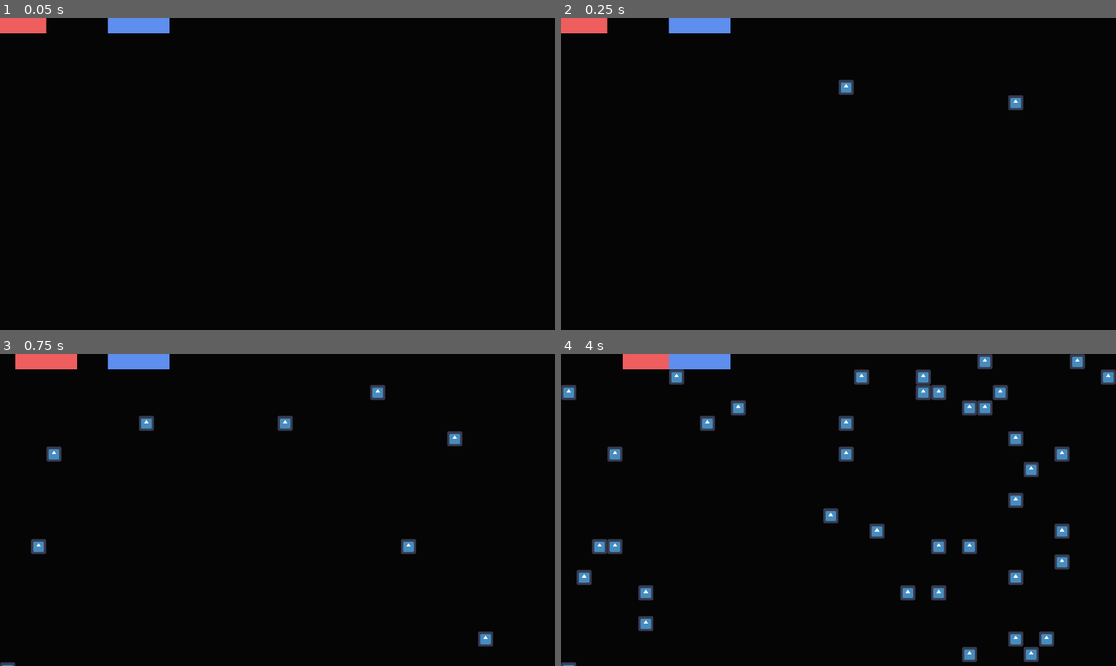
Above: before the commit, frames 1-4 (two rows, left to right).
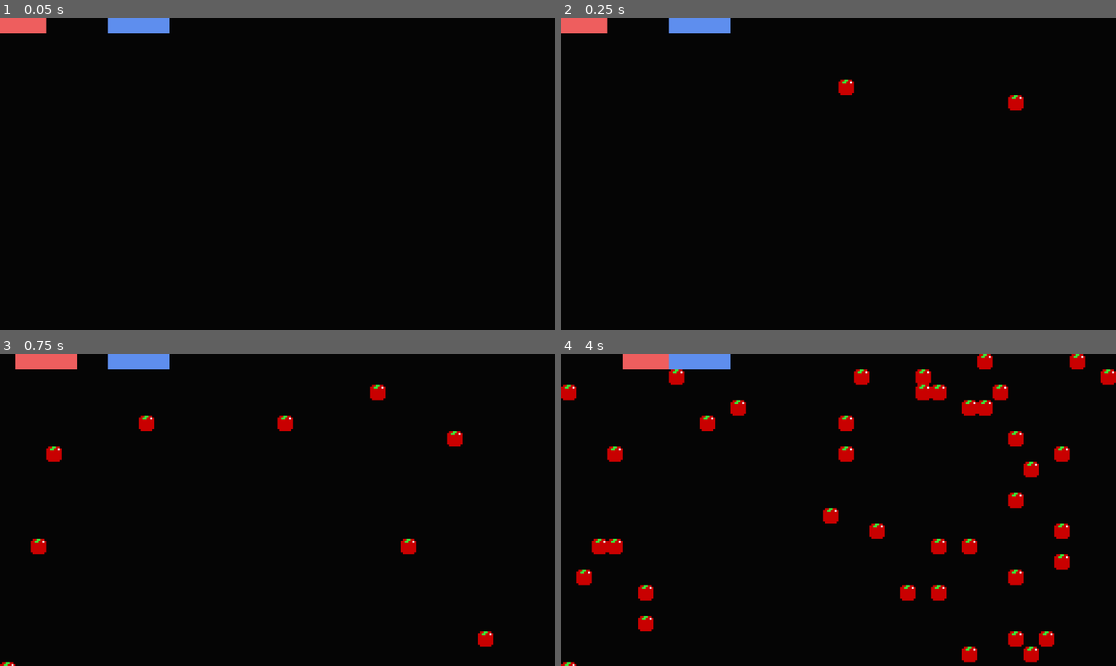
Above: after the commit, the same moments.

Repository: arrowira/MiniJam196Snake
Game: Godot game, scene res://scenes/main.tscn
Same seed, same stepped clock (60 frames per second), same inputs: the game is played once before the commit and once after it. The engine's default icon, where the game draws it, is replaced by a stand-in: a white triangle on a blue panel in a dark square.
Inputs:
- Up to frame 1 (0.05 s): no input
- Up to frame 2 (0.25 s): no input
- Up to frame 3 (0.75 s): hold Right (p1right) from 0.53 s (still down); tap S (p2down) at 0.6 s
- Up to frame 4 (4 s): release Right (p1right) at 1.28 s; hold Down (p1down) 1.28-2.03 s; tap one key every 0.75 s from 1.35 s: A (p2left) D (p2right) W (p2up) S (p2down); hold Right (p1right) 2.03-2.78 s; hold Up (p1up) 2.78-3.53 s; hold Left (p1left) from 3.53 s (still down)

Frame 1 is identical in both runs. In frame 2, 0.3% of the frame differs, in the area x 49-84%, y 19-30%; in frame 3, 1.1%; in frame 4, 5.5%, in the area x 0-100%, y 0-100%.

Commit message:
added aplle sprite

Diff:
--- a/minijam-196-proj/scenes/Apple.tscn
+++ b/minijam-196-proj/scenes/Apple.tscn
@@ -1,6 +1,6 @@
 [gd_scene load_steps=3 format=3 uid="uid://cqfv35w0txg3y"]
 
-[ext_resource type="Texture2D" uid="uid://dow77vk24fu6l" path="res://misc/icon.svg" id="1_nm403"]
+[ext_resource type="Texture2D" uid="uid://iqhv0tg164wl" path="res://sprites/consumable_sprites.png" id="1_nm403"]
 
 [sub_resource type="RectangleShape2D" id="RectangleShape2D_mirkr"]
 size = Vector2(112, 104)
@@ -9,8 +9,9 @@
 
 [node name="Sprite2D" type="Sprite2D" parent="."]
 position = Vector2(16, -16)
-scale = Vector2(0.25, 0.25)
+scale = Vector2(4.000001, 4.0000005)
 texture = ExtResource("1_nm403")
+hframes = 2
 
 [node name="AppleCollider" type="Area2D" parent="."]
 position = Vector2(16, -16)
Binary file added: minijam-196-proj/sprites/consumable_sprites.png
Not shown, added: minijam-196-proj/sprites/consumable_sprites.png.import
